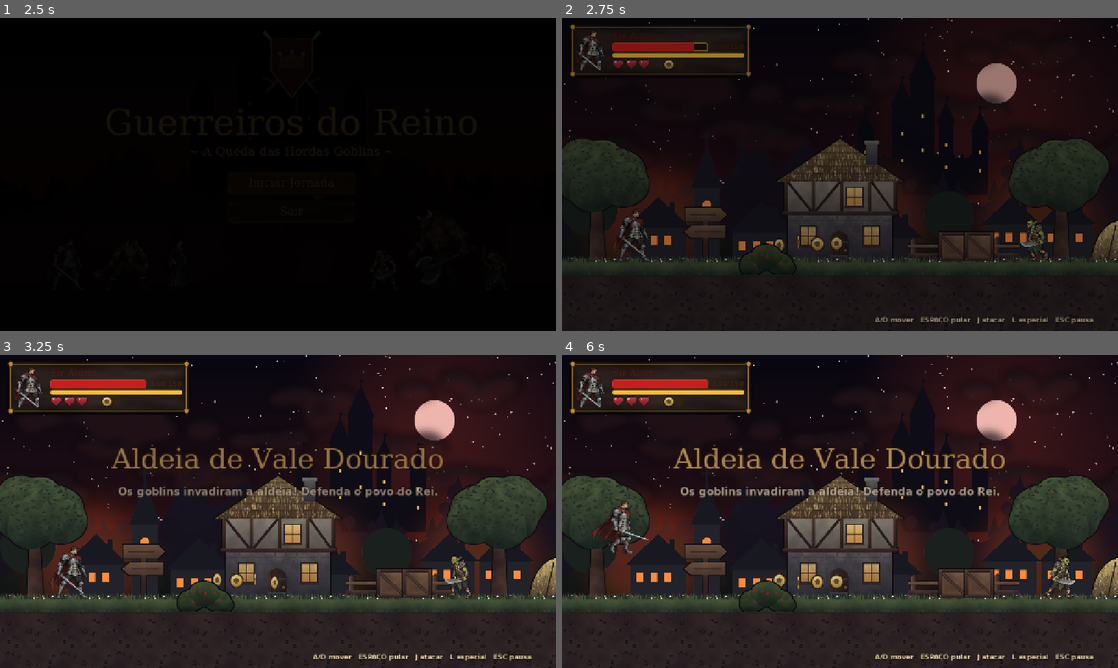
Above: before the commit, frames 1-4 (two rows, left to right).
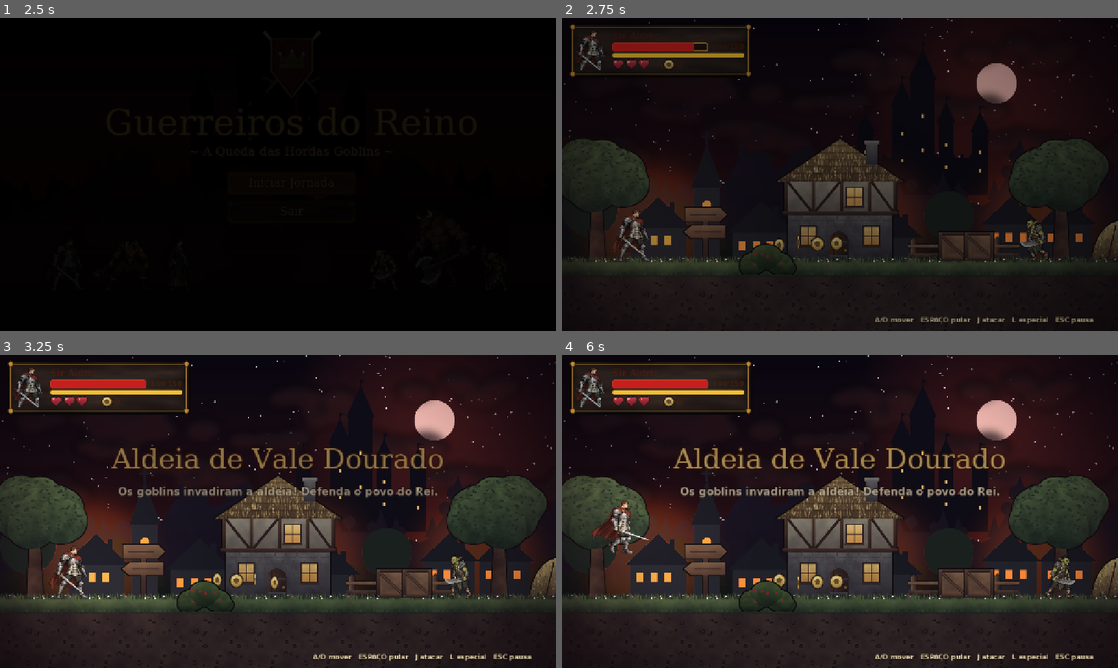
Above: after the commit, the same moments.

Repository: AllanCristiano/warriors
Game: Godot game, scene res://scenes/title.tscn
Same seed, same stepped clock (60 frames per second), same inputs: the game is played once before the commit and once after it.
Inputs (mouse positions are in pixels of both pictures, inside the frame that each line leads up to):
- Up to frame 1 (2.5 s): click "Iniciar Jornada" at 0.5 s; tap Enter (confirm) at 1.25 s; move the mouse to (400, 158) at 1.27 s; hold D (right) 1.28-2 s; tap J (attack) at 1.35 s; click (400, 158) at 1.42 s; tap Space (jump) at 1.52 s; click "Voltar" at 2 s
- Up to frame 2 (2.75 s): no input
- Up to frame 3 (3.25 s): drag from (166, 527) to (216, 583) at 2.77 s
- Up to frame 4 (6 s): move the mouse to (895, 442) at 3.52 s; hold A (left) 3.53-4.25 s; tap L (special) at 3.6 s; drag from (812, 574) to (673, 464) at 4.27 s; move the mouse to (1006, 558) at 5.02 s; hold D (right) 5.03-5.75 s; tap Z at 5.1 s; tap Space (jump) at 5.27 s; drag from (673, 464) to (817, 580) at 5.77 s

Frame 1 is identical in both runs. In frame 2, 0.5% of the frame differs, in the area x 0-100%, y 0-78%; in frame 3, 1.2%, in the area x 0-100%, y 0-83%; in frame 4, 1.1%.

Commit message:
Adicionar suporte a clima e luz suave ao herói na fase

Diff:
--- a/scripts/level/level.gd
+++ b/scripts/level/level.gd
@@ -9,6 +9,8 @@
 @export var top_limit := -500.0
 @export var kill_y := 900.0
 @export var ambient := Color(1, 1, 1)
+## Clima: "brasas", "chuva", "poeira" ou vazio.
+@export var weather := ""
 
 var hero: Hero
 var hud: HUD
@@ -40,6 +42,15 @@
 	add_child(hero)
 	hero.set_camera_limits(0, level_width, top_limit, 720)
 	hero.died.connect(_on_hero_died)
+	# luz suave em volta do heroi para nao sumir no escuro
+	var hl := PointLight2D.new()
+	hl.texture = Torch.light_texture()
+	hl.texture_scale = 2.6
+	hl.energy = 0.55
+	hl.color = Color(1, 0.85, 0.7)
+	hl.position = Vector2(0, -60)
+	hero.add_child(hl)
+	add_child(Atmosphere.new(weather))
 	hud = HUD.new()
 	add_child(hud)
 	hud.bind_hero(hero)
